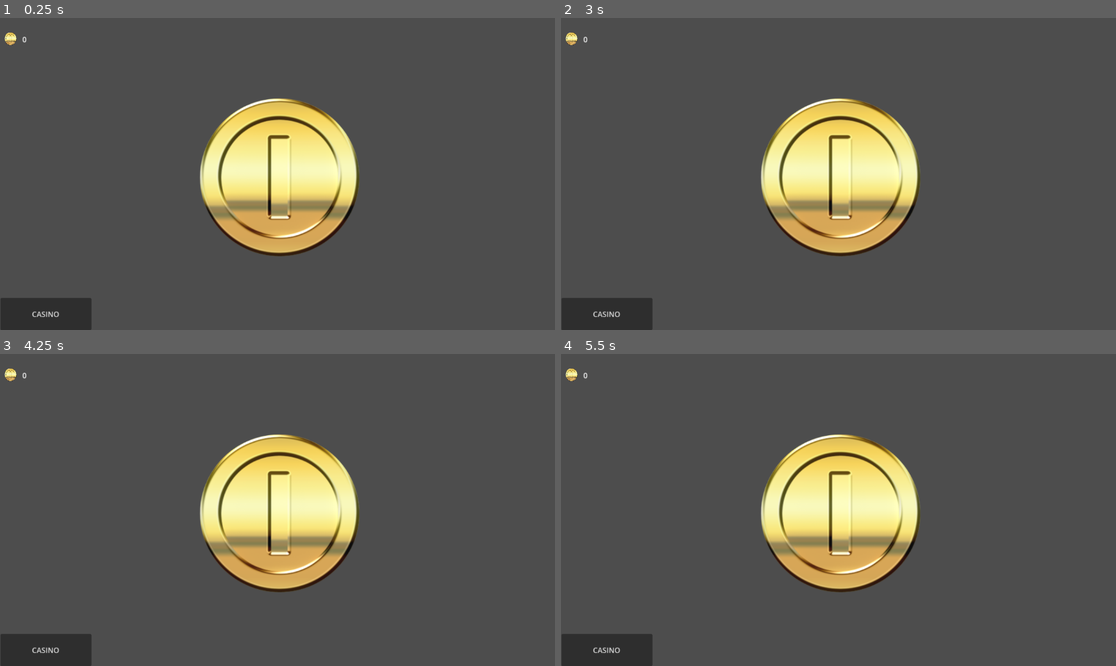
Above: before the commit, frames 1-4 (two rows, left to right).
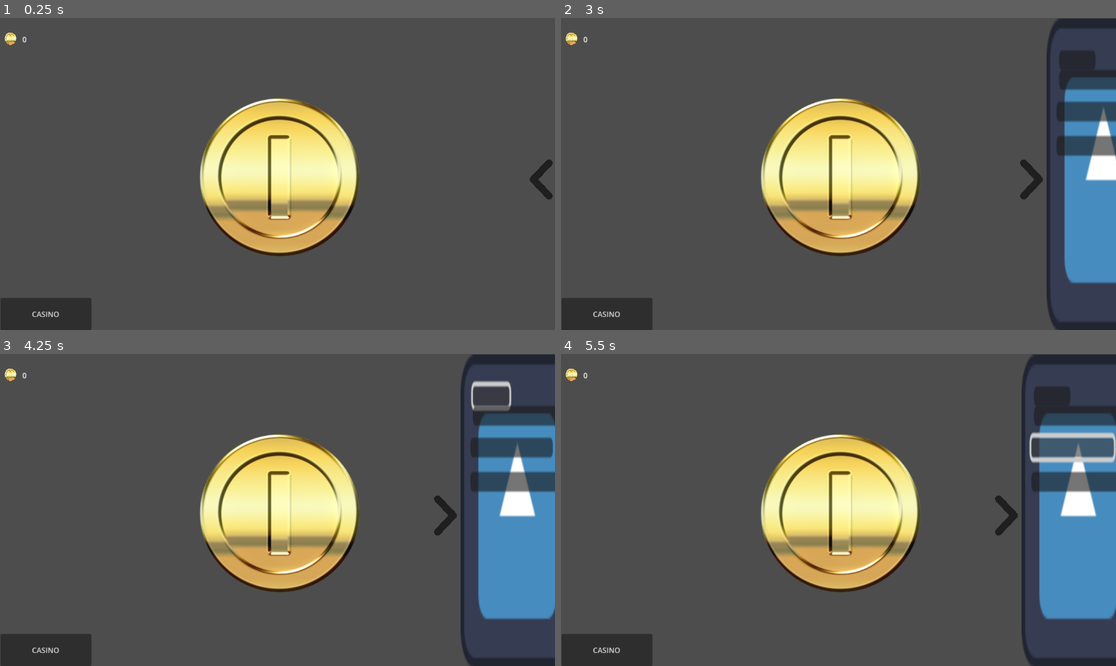
Above: after the commit, the same moments.

Repository: lostlp09/coinclicker_gambling_fixed
Game: Godot game, scene res://node_2d.tscn
Same seed, same stepped clock (60 frames per second), same inputs: the game is played once before the commit and once after it. The engine's default icon, where the game draws it, is replaced by a stand-in: a white triangle on a blue panel in a dark square.
Inputs (mouse positions are in pixels of both pictures, inside the frame that each line leads up to):
- Up to frame 1 (0.25 s): no input
- Up to frame 2 (3 s): click "CASINO" at 0.5 s; click "+10" at 1.25 s; click "Back" at 2 s; click (1099, 180) at 2.77 s
- Up to frame 3 (4.25 s): click (488, 394) at 3.52 s
- Up to frame 4 (5.5 s): click (1077, 481) at 4.27 s; click (1071, 447) at 5.02 s

The runs differ from the first frame. In frame 1, 0.2% of the frame differs, in the area x 95-100%, y 45-59%; in frame 2, 8.7%; in frame 3, 12%; in frame 4, 12%, in the area x 78-100%, y 0-100%.

Commit message:
added shopbutton(doesnt work just deco)

Diff:
--- a/CoinSimulator/node_2d.tscn
+++ b/CoinSimulator/node_2d.tscn
@@ -1,7 +1,32 @@
-[gd_scene load_steps=3 format=3 uid="uid://b3l6s6kbkyn6x"]
+[gd_scene load_steps=17 format=3 uid="uid://b3l6s6kbkyn6x"]
 
 [ext_resource type="Script" uid="uid://cv8od8sss0l8u" path="res://node_2d.gd" id="1_wtcfe"]
 [ext_resource type="Texture2D" uid="uid://cqplht487jcyy" path="res://coin.png" id="2_0e48y"]
+[ext_resource type="Script" uid="uid://jh2gmp5gyp88" path="res://shop.gd" id="3_0hol4"]
+[ext_resource type="Texture2D" uid="uid://bdrqnpuxhnvwn" path="res://arrowright.png" id="4_q6r6c"]
+[ext_resource type="Texture2D" uid="uid://1qa2acv2i3n4" path="res://icon.svg" id="5_q6r6c"]
+
+[sub_resource type="StyleBoxEmpty" id="StyleBoxEmpty_0hol4"]
+
+[sub_resource type="StyleBoxEmpty" id="StyleBoxEmpty_q6r6c"]
+
+[sub_resource type="StyleBoxEmpty" id="StyleBoxEmpty_kdubu"]
+
+[sub_resource type="StyleBoxEmpty" id="StyleBoxEmpty_d21ai"]
+
+[sub_resource type="StyleBoxEmpty" id="StyleBoxEmpty_rj586"]
+
+[sub_resource type="StyleBoxEmpty" id="StyleBoxEmpty_4d7sh"]
+
+[sub_resource type="StyleBoxEmpty" id="StyleBoxEmpty_ir8iy"]
+
+[sub_resource type="StyleBoxEmpty" id="StyleBoxEmpty_hqns4"]
+
+[sub_resource type="StyleBoxEmpty" id="StyleBoxEmpty_x0ka3"]
+
+[sub_resource type="StyleBoxEmpty" id="StyleBoxEmpty_0h7mo"]
+
+[sub_resource type="StyleBoxEmpty" id="StyleBoxEmpty_nr8wp"]
 
 [node name="Node2D" type="Node2D"]
 scale = Vector2(0.949, 0.94)
@@ -41,4 +66,61 @@
 text = "CASINO
 "
 
+[node name="Shop" type="Node" parent="."]
+script = ExtResource("3_0hol4")
+
+[node name="Button" type="Button" parent="Shop"]
+offset_left = 501.0
+offset_top = -32.0
+offset_right = 563.0
+offset_bottom = 43.0
+theme_override_styles/focus = SubResource("StyleBoxEmpty_0hol4")
+theme_override_styles/disabled_mirrored = SubResource("StyleBoxEmpty_q6r6c")
+theme_override_styles/disabled = SubResource("StyleBoxEmpty_kdubu")
+theme_override_styles/hover_pressed_mirrored = SubResource("StyleBoxEmpty_d21ai")
+theme_override_styles/hover_pressed = SubResource("StyleBoxEmpty_rj586")
+theme_override_styles/hover_mirrored = SubResource("StyleBoxEmpty_4d7sh")
+theme_override_styles/hover = SubResource("StyleBoxEmpty_ir8iy")
+theme_override_styles/pressed_mirrored = SubResource("StyleBoxEmpty_hqns4")
+theme_override_styles/pressed = SubResource("StyleBoxEmpty_x0ka3")
+theme_override_styles/normal_mirrored = SubResource("StyleBoxEmpty_0h7mo")
+theme_override_styles/normal = SubResource("StyleBoxEmpty_nr8wp")
+flat = true
+
+[node name="Sprite2D" type="Sprite2D" parent="Shop/Button"]
+position = Vector2(36, 34)
+scale = Vector2(0.117432, 0.123779)
+texture = ExtResource("4_q6r6c")
+flip_h = true
+
+[node name="ShopGUi" type="Sprite2D" parent="Shop"]
+position = Vector2(687, -7)
+scale = Vector2(1.84375, 5.07813)
+texture = ExtResource("5_q6r6c")
+
+[node name="Autoclicker" type="Button" parent="Shop/ShopGUi"]
+offset_left = -50.4407
+offset_top = -51.2
+offset_right = -9.44068
+offset_bottom = -43.2
+
+[node name="Miner" type="Button" parent="Shop/ShopGUi"]
+offset_left = -53.0
+offset_top = -16.0
+offset_right = 47.0
+offset_bottom = -8.0
+
+[node name="Multiply" type="Button" parent="Shop/ShopGUi"]
+offset_left = -53.0
+offset_top = -30.0
+offset_right = 40.0
+offset_bottom = -22.0
+
+[node name="BrainrotIFtime" type="Button" parent="Shop/ShopGUi"]
+offset_left = -50.0
+offset_top = -43.0
+offset_right = 50.0
+offset_bottom = -35.0
+
 [connection signal="pressed" from="Button" to="." method="_on_button_pressed"]
+[connection signal="pressed" from="Shop/Button" to="Shop" method="_on_button_pressed"]
--- /dev/null
+++ b/CoinSimulator/shop.gd
@@ -0,0 +1,46 @@
+extends Node
+@onready  var ShopGui =  $ShopGUi
+@onready  var onoffbutton = $Button
+var acceleartion = 19.95
+
+# Called when the node enters the scene tree for the first time.
+func _ready() -> void:
+	pass # Replace with function body.
+
+
+# Called every frame. 'delta' is the elapsed time since the previous frame.
+func _process(delta: float) -> void:
+	pass
+
+
+func _on_button_pressed() -> void:
+	if  onoffbutton.get_child(0).flip_h == false	:
+		onoffbutton.get_child(0).flip_h = true
+		close()
+	else:
+		print("hi")
+		open()
+		onoffbutton.get_child(0).flip_h = false
+
+func open()-> void:
+	var accelerationclone = acceleartion
+	for i in range(1,22):
+		acceleartion -= 0.95
+		onoffbutton.position.x -= 1 * acceleartion
+		ShopGui.position.x -= 1 * acceleartion
+		if i == 21:
+			acceleartion = accelerationclone
+
+		await  get_tree().create_timer(0.01).timeout
+
+func close()->void:
+	var accelerationclone = acceleartion
+	for i in range(1,22):
+		acceleartion -= 0.95
+		onoffbutton.position.x += 1 * acceleartion
+		ShopGui.position.x += 1 * acceleartion
+
+		if i == 21:
+			acceleartion = accelerationclone
+
+		await  get_tree().create_timer(0.01).timeout
Binary file added: CoinSimulator/arrowright.png
Not shown, added: CoinSimulator/arrowright.png.import
Not shown, added: CoinSimulator/shop.gd.uid
